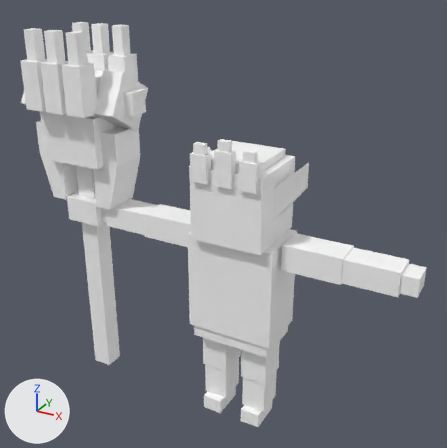
The FBX model Assets/Models/Entity/Enermy/Model_Horde_Savage5.fbx: old version first, new version second.
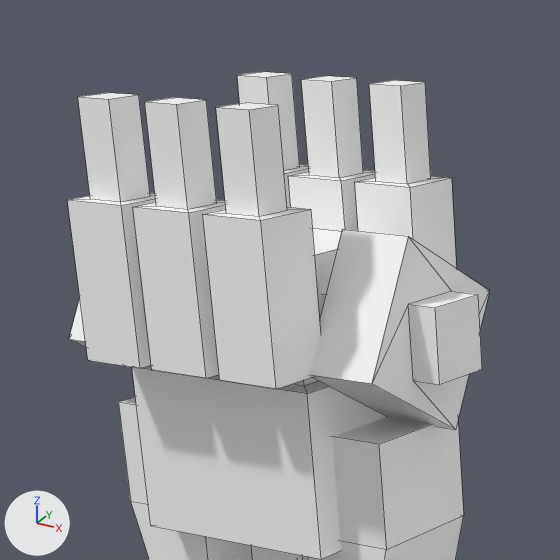
Old and new are each drawn whole from a 50 mm camera at (2.425, -4.785, 4.479) aimed at (-0.271, 0.116, 2.029) and again close up on the part from 0% to 38% of the width and 0% to 38% of the height. Every picture has the same lights, and +X, +Y and +Z are marked at lower left. The close-ups show mesh edges as thin lines. Where no turn or scale is listed for an object, it has been applied to the vertices.

The older version as bpy lines, for what is in view:
```python
me_mesh = bpy.data.meshes.new('Mesh')
me_mesh.from_pydata(...)  # 196 vertices, 172 faces; spans x -0.68..0.68, y -0.44..0.44, z -1.66..2.18
me_mesh.materials.append(mat_lambert668)  # its picture is missing
ob_sf_character_buluo5_huozhang = bpy.data.objects.new('SF_Character_buluo5_huozhang', me_mesh)
ob_sf_character_buluo5_huozhang.location = (-1.806, -0.006, 1.632)
```
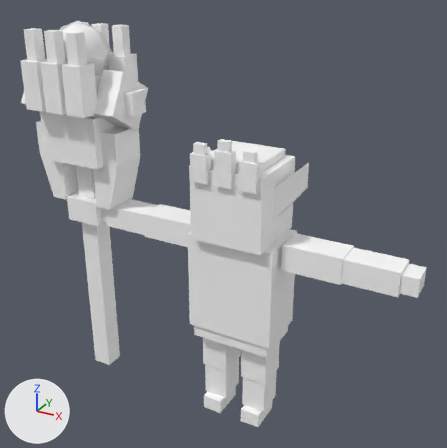
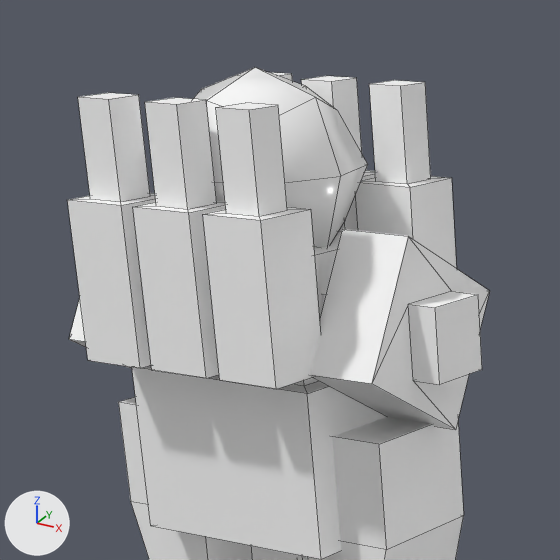
Where the newer file only moved an object's origin or applied its transform, the numbers keep the older frame.

Location of each change, (x1, y1, x2, y2) in pixels of the close-ups (560 x 560 px):
```json
{"object": "SF_Character_buluo5_huozhang", "change": "reshaped", "before": [67, 72, 490, 560], "after": [67, 67, 490, 560]}
{"part": 1, "of": "me_mesh", "change": "added", "after": [194, 67, 368, 248]}
```

Scene script edits in JSON lines:
```json
{"op": "add", "block": "mat_aistandardsurface8", "code": ["mat_aistandardsurface8 = principled_material('aiStandardSurface8')", "mat_aistandardsurface8.base_color = (1.0, 1.0, 1.0)  # white #ffffff", "mat_aistandardsurface8.roughness = 0.2"]}
{"block": "me_mesh", "where": "# used by ob_sf_character_buluo5_huozhang; location = (-1.806, -0.006, 1.632)"}
{"op": "remove", "block": "me_mesh", "code": "me_mesh.from_pydata(...)  # 196 vertices, 172 faces; spans x -0.68..0.68, y -0.44..0.44, z -1.66..2.18"}
{"op": "add", "block": "me_mesh", "code": "me_mesh.from_pydata(...)  # 222 vertices, 196 faces; spans x -0.68..0.68, y -0.44..0.44, z -1.66..2.24"}
{"block": "me_mesh", "change": "me_mesh part 1: a new loose piece of 26 vertices spanning x -0.29..0.29, y -0.28..0.29, z 1.67..2.24, in mat_aistandardsurface8 (white #ffffff)"}
{"op": "add", "block": "me_mesh", "code": "me_mesh.materials.append(mat_aistandardsurface8)  # white #ffffff"}
```
